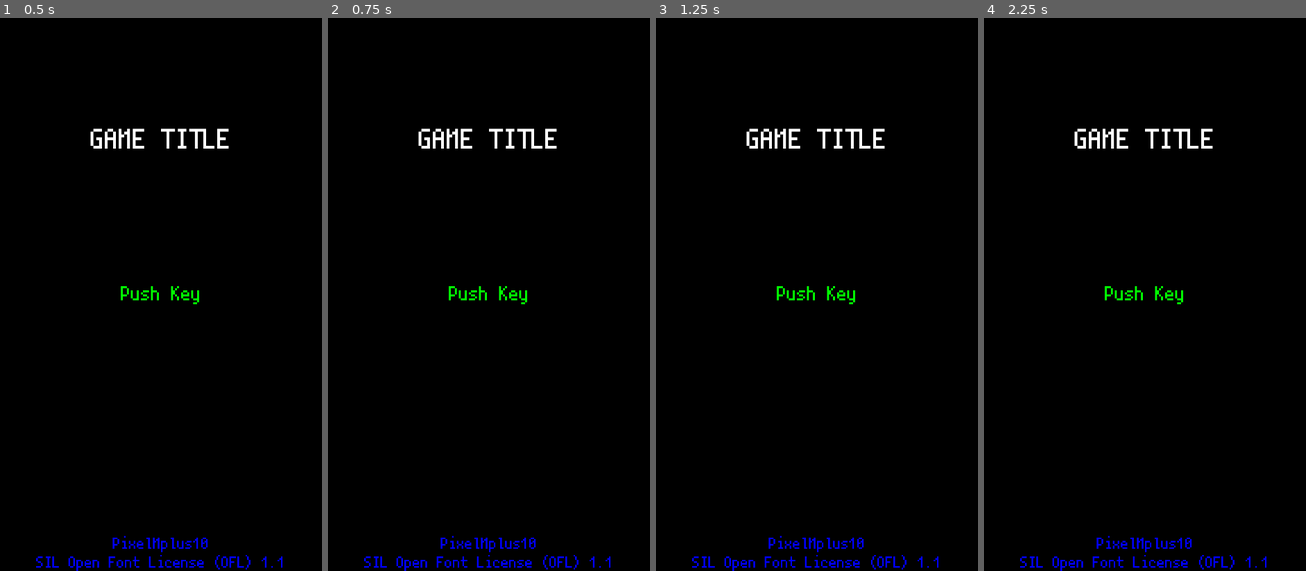
Above: before the commit, frames 1-4 (left to right).
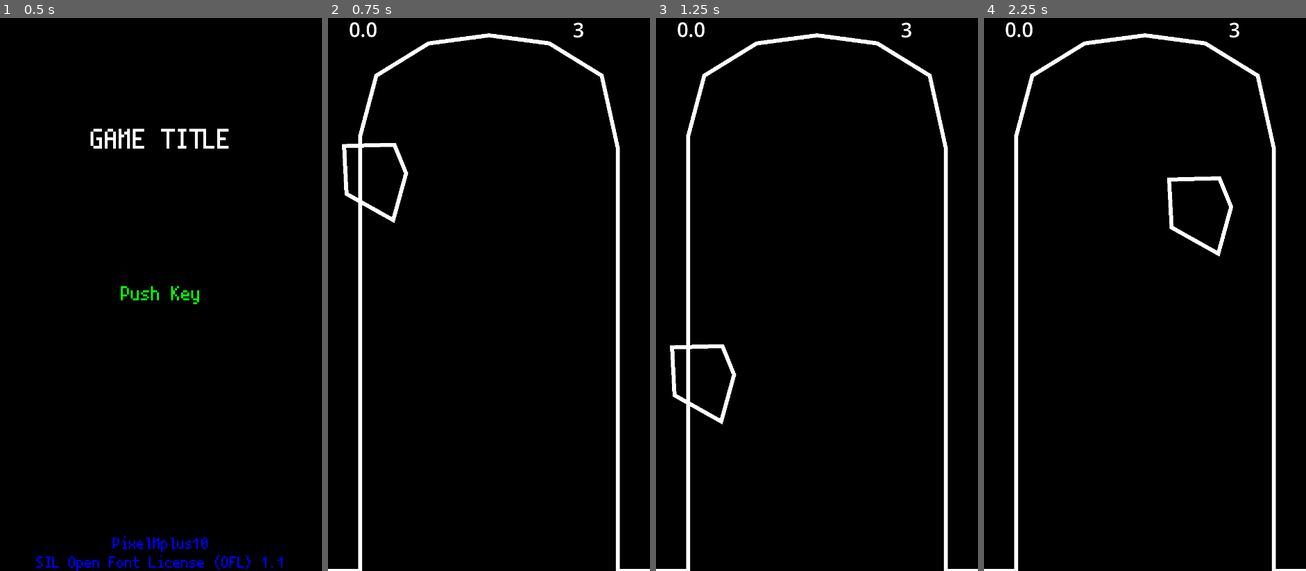
Above: after the commit, the same moments.

Repository: WOCae/L010
Game: Godot game, scene res://Scene/start_game.tscn
The game is run twice, just before and just after one commit, with the same random seed, the same clock (stepped at 60 frames per second) and the same inputs.
Inputs (mouse positions are in pixels of both pictures, inside the frame that each line leads up to):
- Up to frame 1 (0.5 s): no input
- Up to frame 2 (0.75 s): tap Enter (ui_accept) at 0.5, 0.6 s; move the mouse to (559, 266) at 0.52 s; hold Right (move_right) from 0.53 s (still down); click (559, 266) at 0.67 s
- Up to frame 3 (1.25 s): keep holding Right (move_right); tap Enter (ui_accept) at 0.77, 1.07 s
- Up to frame 4 (2.25 s): move the mouse to (1080, 322) at 1.27 s; release Right (move_right) at 1.28 s; hold Down (move_down) 1.28-2.03 s; tap Enter (ui_accept) at 1.35, 1.52, 1.82, 2.1 s; move the mouse to (1177, 172) at 2.02 s; hold Right (move_right) from 2.03 s (still down)

Frame 1 is identical in both runs. In frame 2, 5.7% of the frame differs, in the area x 0-100%, y 0-100%; in frame 3, 5.7%; in frame 4, 5.7%.

Commit message:
Update StartGame.gd

Diff:
--- a/scripts/StartGame.gd
+++ b/scripts/StartGame.gd
@@ -4,6 +4,7 @@
 # Called when the node enters the scene tree for the first time.
 func _ready():
 	CommonE1.emCount == 0
+	Global.life = 3
 	pass # Replace with function body.
 
 
